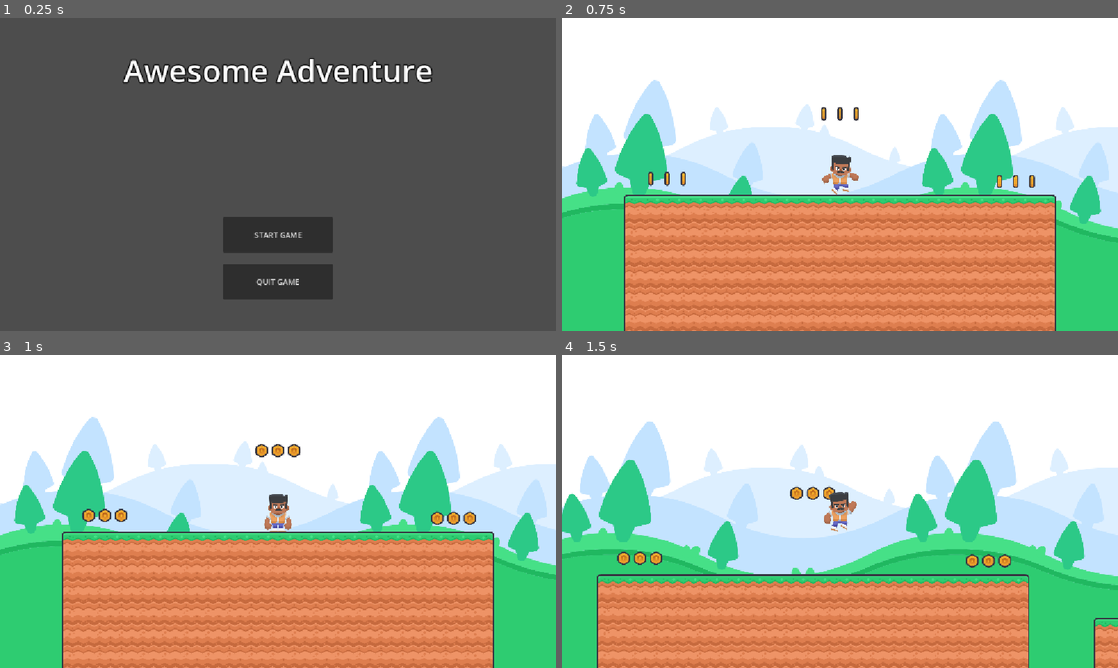
Above: before the commit, frames 1-4 (two rows, left to right).
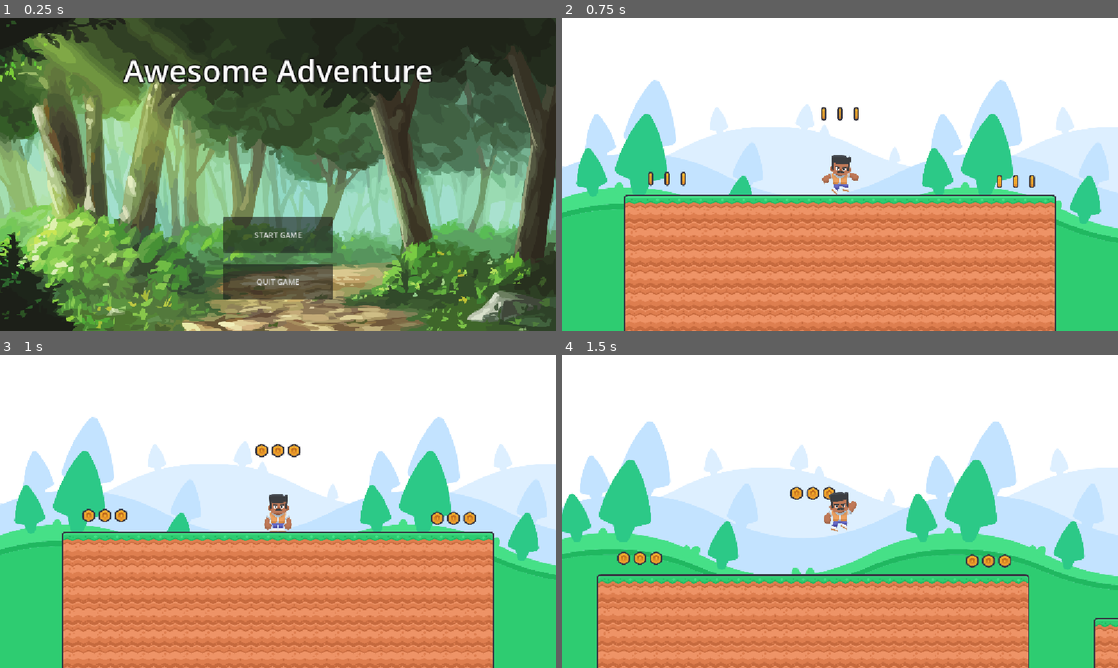
Above: after the commit, the same moments.

Repository: ericvennemeyer/GDTV_godot_ui
Game: Godot game, scene res://Scenes/Game Scenes/UI Scenes/main_menu.tscn
Two runs of this game, one before a commit and one after it. Both use one fixed random seed, a clock stepped at 60 frames per second and the inputs below. This scene is started directly instead of the project's main scene.
Inputs:
- Up to frame 1 (0.25 s): no input
- Up to frame 2 (0.75 s): click "START GAME" at 0.5 s
- Up to frame 3 (1 s): no input
- Up to frame 4 (1.5 s): tap Enter (ui_accept) at 1.25 s; hold Right (ui_right) from 1.28 s (still down)

The runs differ from the first frame. In frame 1, 89% of the frame differs, in the area x 0-100%, y 0-100%; in frame 2, nothing differs; in frame 3, nothing differs; in frame 4, nothing differs.

Commit message:
2.3 -- Main Menuu Background

Diff:
--- a/GameDev UI Base Project/Scenes/Game Scenes/UI Scenes/main_menu.tscn
+++ b/GameDev UI Base Project/Scenes/Game Scenes/UI Scenes/main_menu.tscn
@@ -1,6 +1,7 @@
 [gd_scene format=3 uid="uid://dohd0kdg4t8pw"]
 
 [ext_resource type="Script" uid="uid://bu6gsuneykydh" path="res://Scenes/Game Scenes/UI Scenes/main_menu.gd" id="1_d5wsu"]
+[ext_resource type="Texture2D" uid="uid://ben3nfjr0rvp5" path="res://Assets/UI Art/MainMenuBackground.png" id="2_olann"]
 
 [sub_resource type="LabelSettings" id="LabelSettings_biyew"]
 font_size = 64
@@ -15,6 +16,17 @@
 grow_horizontal = 2
 grow_vertical = 2
 script = ExtResource("1_d5wsu")
+
+[node name="BackgroundTextureRect" type="TextureRect" parent="." unique_id=802713627]
+layout_mode = 1
+anchors_preset = 15
+anchor_right = 1.0
+anchor_bottom = 1.0
+grow_horizontal = 2
+grow_vertical = 2
+texture = ExtResource("2_olann")
+expand_mode = 1
+stretch_mode = 6
 
 [node name="TitleLabel" type="Label" parent="." unique_id=894775589]
 layout_mode = 1
